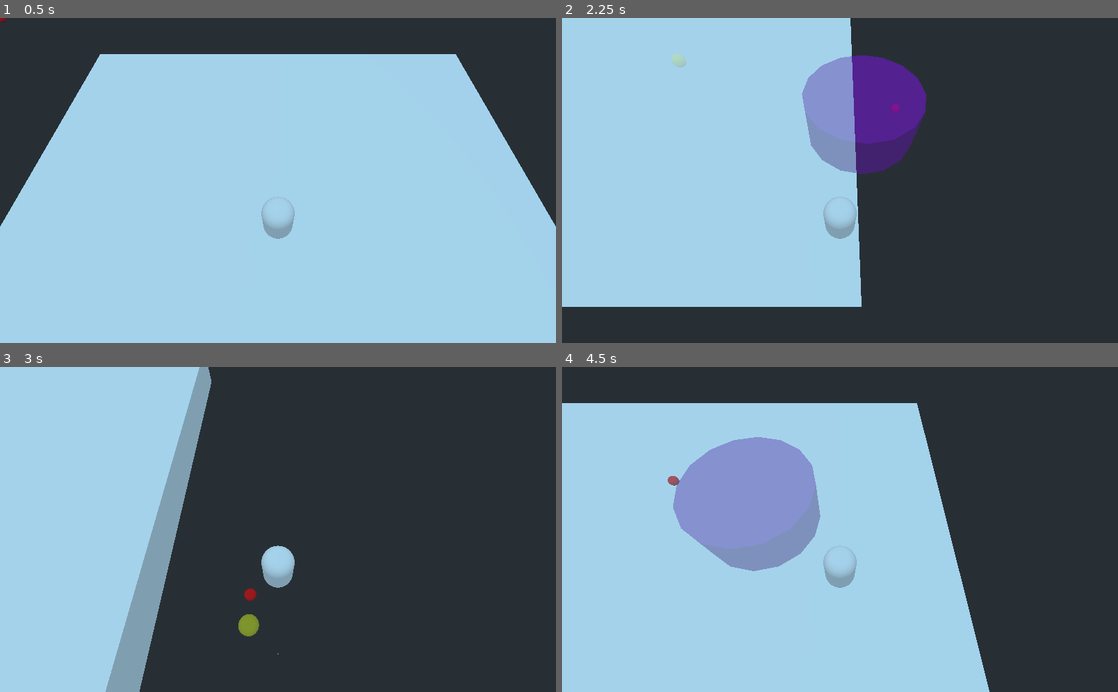
Above: before the commit, frames 1-4 (two rows, left to right).
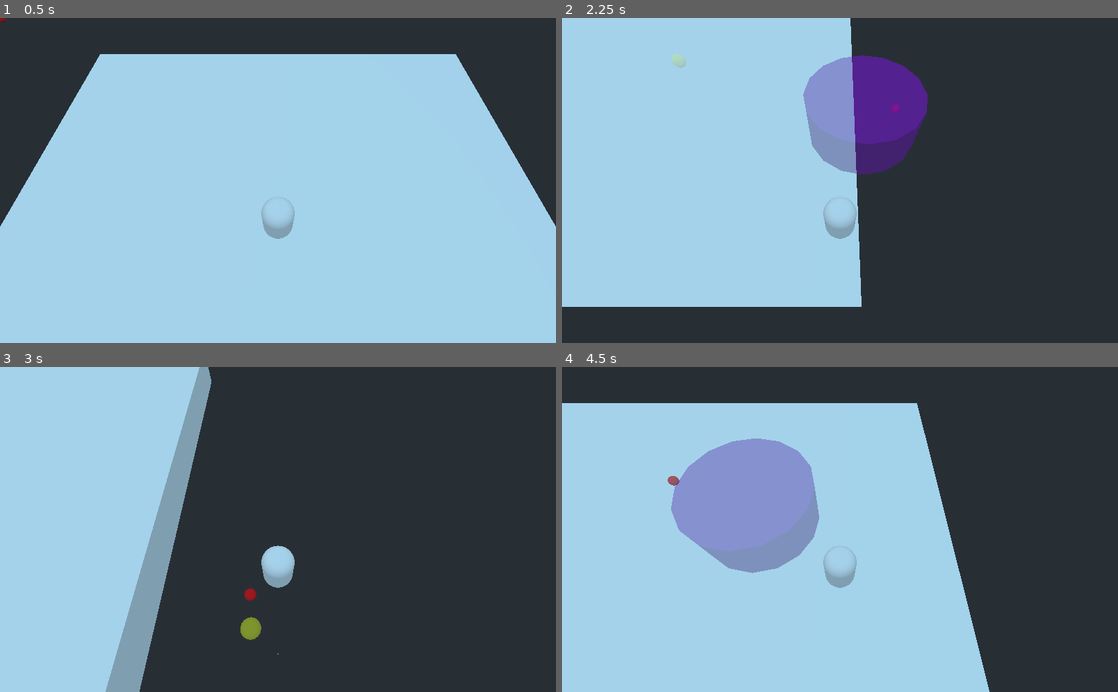
Above: after the commit, the same moments.

Repository: avinanick/WizardArenaGame
Game: Godot game, scene res://Arenas/ArenaGround.tscn
The game is run twice, just before and just after one commit, with the same random seed, the same clock (stepped at 60 frames per second) and the same inputs. The project has no main scene, so this scene is started directly.
Inputs (mouse positions are in pixels of both pictures, inside the frame that each line leads up to):
- Up to frame 1 (0.5 s): no input
- Up to frame 2 (2.25 s): tap Enter at 0.5 s; move the mouse to (962, 164) at 0.52 s; hold D (move_right) 0.53-1.28 s; tap 1 (cast_spell_one) at 0.6 s; move the mouse to (728, 196) at 1.27 s; hold S (move_down) 1.28-2.03 s; tap 3 (cast_spell_three) at 1.35 s; move the mouse to (895, 109) at 2.02 s; hold D (move_right) from 2.03 s (still down); tap 2 (cast_spell_two) at 2.1 s
- Up to frame 3 (3 s): move the mouse to (250, 594) at 2.77 s; release D (move_right) at 2.78 s; hold W (move_up) from 2.78 s (still down); tap 1 (cast_spell_one) at 2.85 s
- Up to frame 4 (4.5 s): move the mouse to (1006, 578) at 3.52 s; release W (move_up) at 3.53 s; hold A (move_left) from 3.53 s (still down); tap 3 (cast_spell_three) at 3.6 s; move the mouse to (673, 480) at 4.27 s; tap 2 (cast_spell_two) at 4.35 s

Frame 1 is identical in both runs. In frame 2, 0.2% of the frame differs, in the area x 19-66%, y 10-49%; in frame 3, less than 0.1%; in frame 4, 0.3%, in the area x 19-47%, y 21-64%.

Commit message:
Did away with the annoying 2d to 3d to 2d stuff I had going on in setting spell locations.

Diff:
--- a/Spells/Spell.gd
+++ b/Spells/Spell.gd
@@ -9,9 +9,7 @@
 
 var camera: Camera
 var targeting_spell: bool = false
-var target: Vector2 = Vector2(0,0)
-
-var mouse_intersect: Vector3
+var target: Vector3 = Vector3(0,0,0)
 
 
 # Called when the node enters the scene tree for the first time.
@@ -37,15 +35,18 @@
 	get_tree().current_scene.add_child(new_spell_effect)
 	if is_targeted_spell:
 		# This should spawn the spell effect as close to the target location as possible
-		spawn_location = Vector3(target.y, self.global_transform.origin.x, target.x)
+		spawn_location = target
+		spawn_location.y = self.global_transform.origin.y
 		if self.global_transform.origin.distance_to(spawn_location) > spell_range:
 			# Spawn the effect at the edge of max range if the mouse is outside that range
-			var target_direction = to_local(Vector3(target.y, self.global_transform.origin.y, target.x))
+			var target_direction = to_local(target)
+			target_direction.y = 0
 			target_direction = target_direction.normalized() * spell_range
 			spawn_location = to_global(target_direction)
 	else:
 		# This should create the spell effect and launch it in the target direction
-		var target_direction = to_local(Vector3(target.y, self.global_transform.origin.y, target.x))
+		var target_direction = to_local(target)
+		target_direction.y = 0
 		target_direction = target_direction.normalized() * 0.6
 		spawn_location = to_global(target_direction)
 		# This also needs to set the spell effect velocity here
@@ -63,13 +64,11 @@
 	else:
 		#var mouse_intersect: Vector3 = camera.project_ray_origin(get_viewport().get_mouse_position())
 		#target = Vector2(mouse_intersect.z, mouse_intersect.y)
-		mouse_intersect = camera.project_ray_origin(get_viewport().get_mouse_position())
 		var position2D: Vector2 = get_viewport().get_mouse_position()
-		var dropPlane  = Plane(Vector3(0, 1, 0), 1)
+		var dropPlane  = Plane(Vector3(0, 1, 0), 1.5)
 		var position3D = dropPlane.intersects_ray(
                              camera.project_ray_origin(position2D),
-                             camera.project_ray_normal(position2D))
-		print(mouse_intersect)
+                             camera.project_ray_normal(position2D) * 1000)
 		print(position3D)
-		target = Vector2(position3D.z, position3D.x)
+		target = position3D
 		activate_spell()
--- a/Spells/SpellEffect.gd
+++ b/Spells/SpellEffect.gd
@@ -27,6 +27,7 @@
 	effect_direction = direction
 
 func start_spell_effect():
+	print("Spell location at ", self.global_transform.origin)
 	if effect_delay > 0:
 		$Timer.wait_time = effect_delay
 		$Timer.start()
